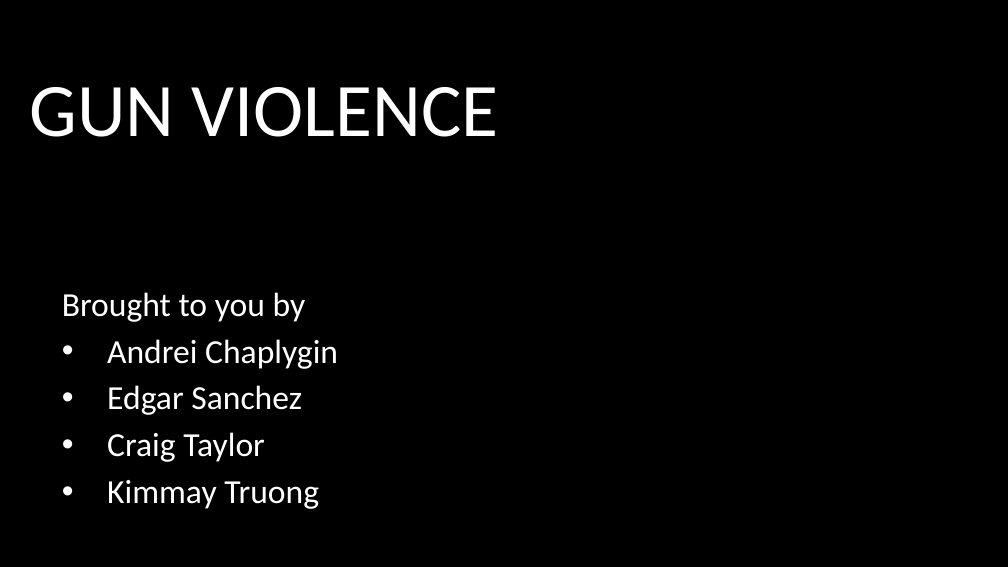
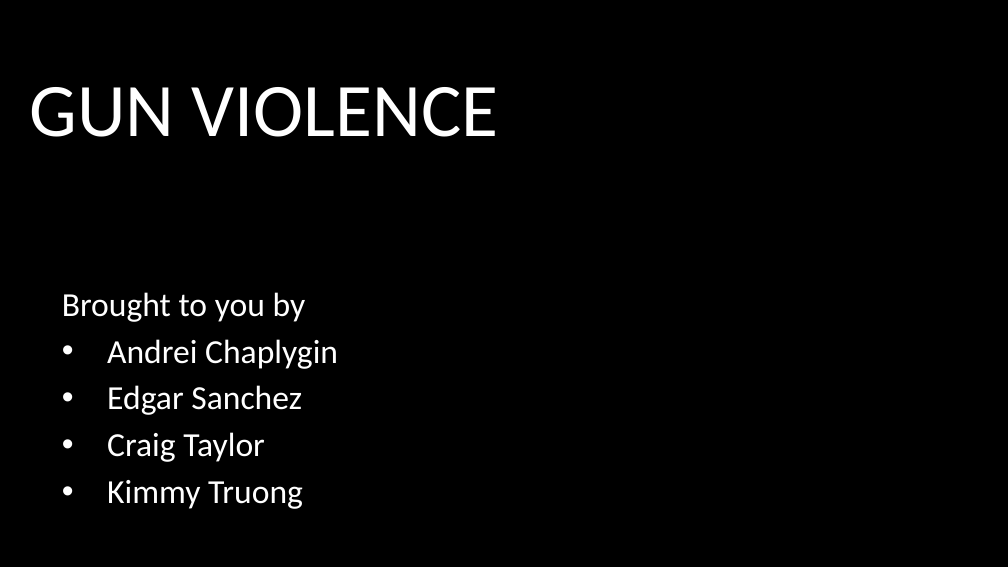
Before and after one commit to Demarsch/gun-violence, a slide deck: slide 1 of Presentation/Gun Violence.pptx. Drawn at 1008x567 pixels with LibreOffice and Linux fonts; fonts in the diff are those of the drawing; background and template pictures are left out. Boxes give left, top, right and bottom in pixels: in the first picture for what was removed or moved away, otherwise in the second. Text is boxed around its words. In the diff, an @@ line names an element or a change of style, - is before the commit and + after.

```diff
--- a/Presentation/Gun Violence.pptx
+++ b/Presentation/Gun Violence.pptx
@@ subtitle at (x1=107, y1=480, x2=303, y2=509): text changed @@
-• Kimmay Truong
+• Kimmy Truong
```
Also in this commit, not shown: 3 other slides changed, 1 slide added.
